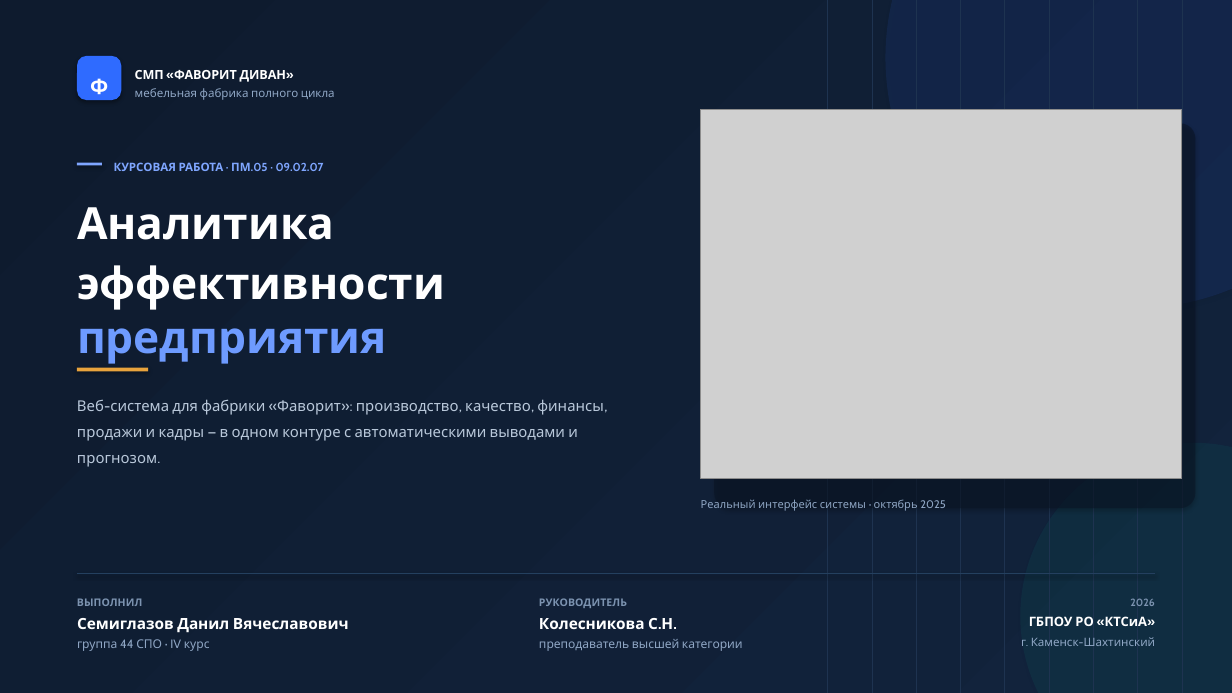
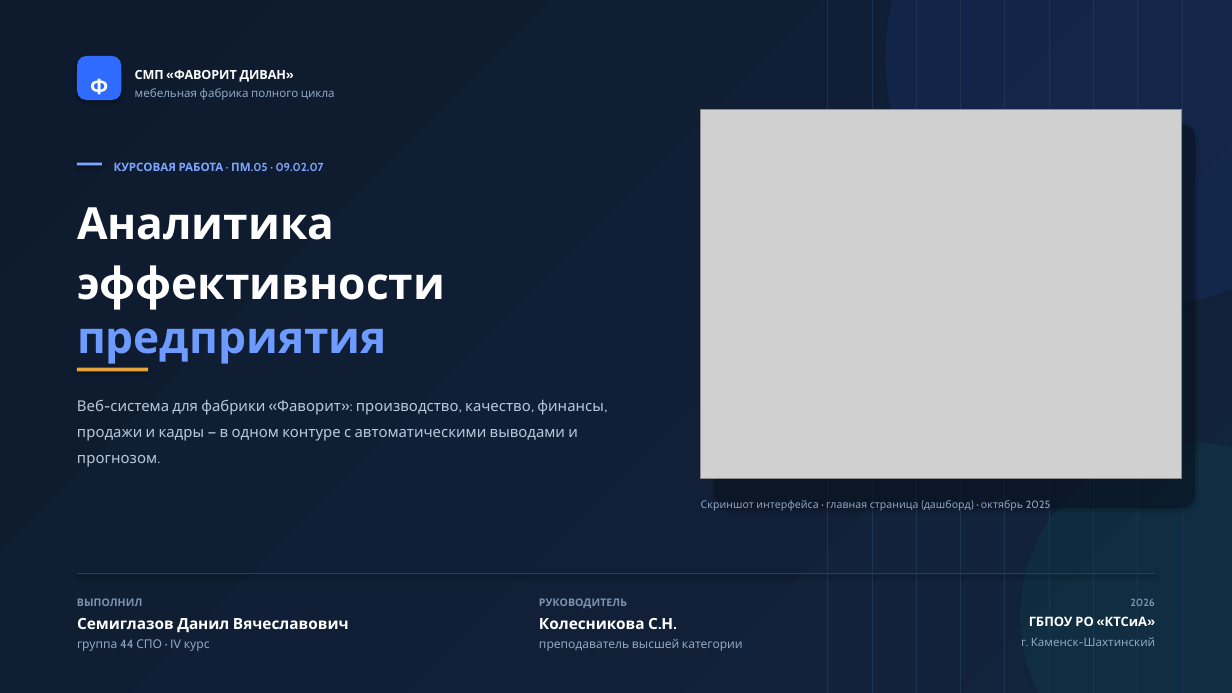
Before and after one commit to lonerwandsoul/presaforcurs, a slide deck: slide 1 of Презентация_Аналитика_ФАВОРИТ.pptx. Drawn at 1232x693 pixels with LibreOffice and Linux fonts; fonts in the diff are those of the drawing; grey boxes stand for pictures. Boxes give left, top, right and bottom in pixels: in the first picture for what was removed or moved away, otherwise in the second. Text is boxed around its words. In the diff, an @@ line names an element or a change of style, - is before the commit and + after.

Commit message:
Подписи к скриншотам: указать источник (рисунки из пояснительной записки)

```diff
--- a/Презентация_Аналитика_ФАВОРИТ.pptx
+++ b/Презентация_Аналитика_ФАВОРИТ.pptx
@@ text at [701, 500, 1050, 511]: text changed; size 8.6 to 8.2 pt @@
-Реальный интерфейс системы · октябрь 2025
+Скриншот интерфейса · главная страница (дашборд) · октябрь 2025
```
Also in this commit, not shown: 2 other slides changed, 4 other files.
